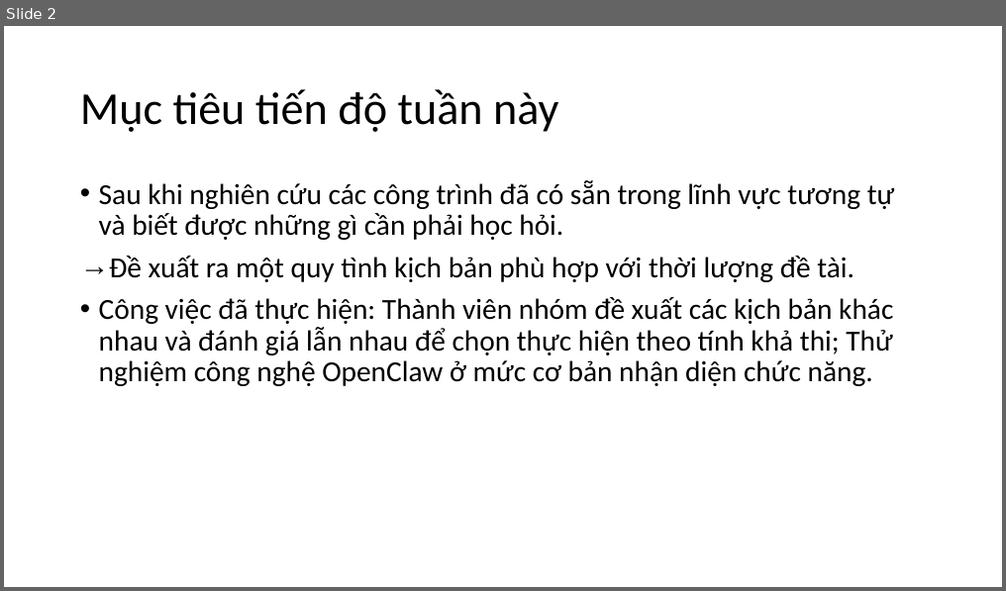
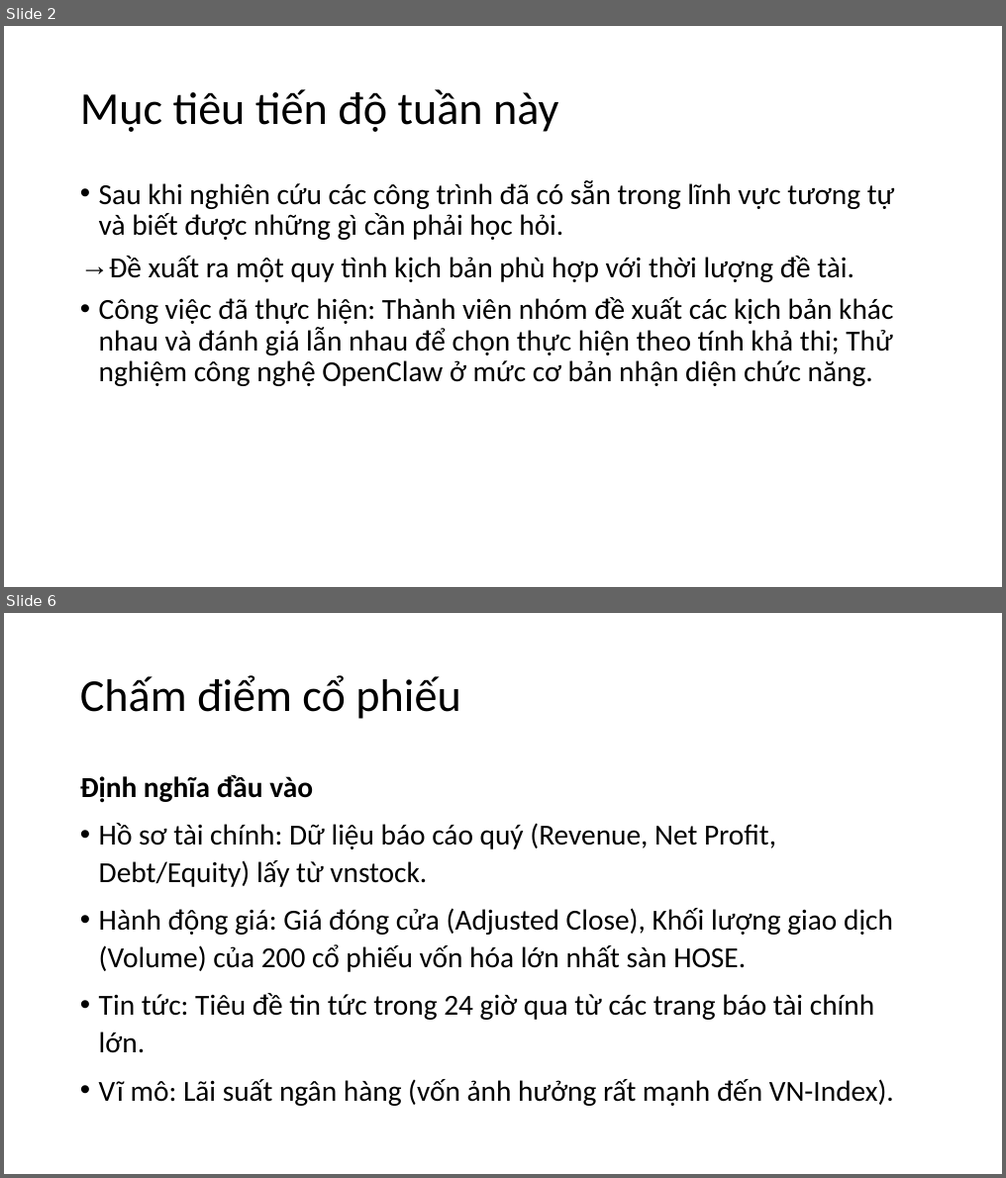
Before and after one commit to CallmeSen/CCNLTHD, a slide deck: Development_Process/Week_10/Report_Progress_Week10.pptx. Shown one above the other, each under a label of ours: slide 2 before the commit, slides 2 and 6 after it; the slides between them are not shown. The pictures are 1006x591 and 1006x1178 pixels, drawn with LibreOffice and Linux fonts; fonts in the diff are those of the drawing. Boxes give left, top, right and bottom in pixels: in the first picture for what was removed or moved away, otherwise in the second. Text is boxed around its words. In the diff, an @@ line names an element or a change of style, - is before the commit and + after.

```diff
--- a/Development_Process/Week_10/Report_Progress_Week10.pptx
+++ b/Development_Process/Week_10/Report_Progress_Week10.pptx
@@ slide 6 added at box(4, 613, 1002, 1174), background #FFFFFF @@
@@ title added at box(80, 675, 460, 719), 44 pt, text #000000 @@
+Chấm điểm cổ phiếu
@@ text added at box(80, 775, 894, 1106), 28 pt, text #000000 @@
+Định nghĩa đầu vào
+• Hồ sơ tài chính: Dữ liệu báo cáo quý (Revenue, Net Profit, Debt/Equity) lấy từ vnstock.
+• Hành động giá: Giá đóng cửa (Adjusted Close), Khối lượng giao dịch (Volume) của 200 cổ phiếu vốn hóa lớn nhất sàn HOSE.
+• Tin tức: Tiêu đề tin tức trong 24 giờ qua từ các trang báo tài chính lớn.
+• Vĩ mô: Lãi suất ngân hàng (vốn ảnh hưởng rất mạnh đến VN-Index).
```
Also in this commit, not shown: 2 slides changed, 15 other slides added, 5 other files.
